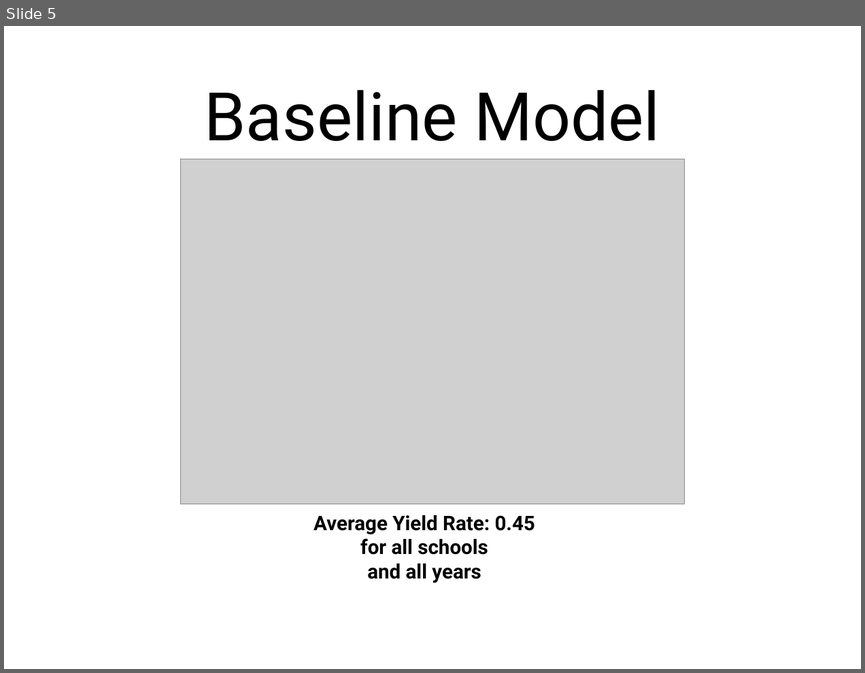
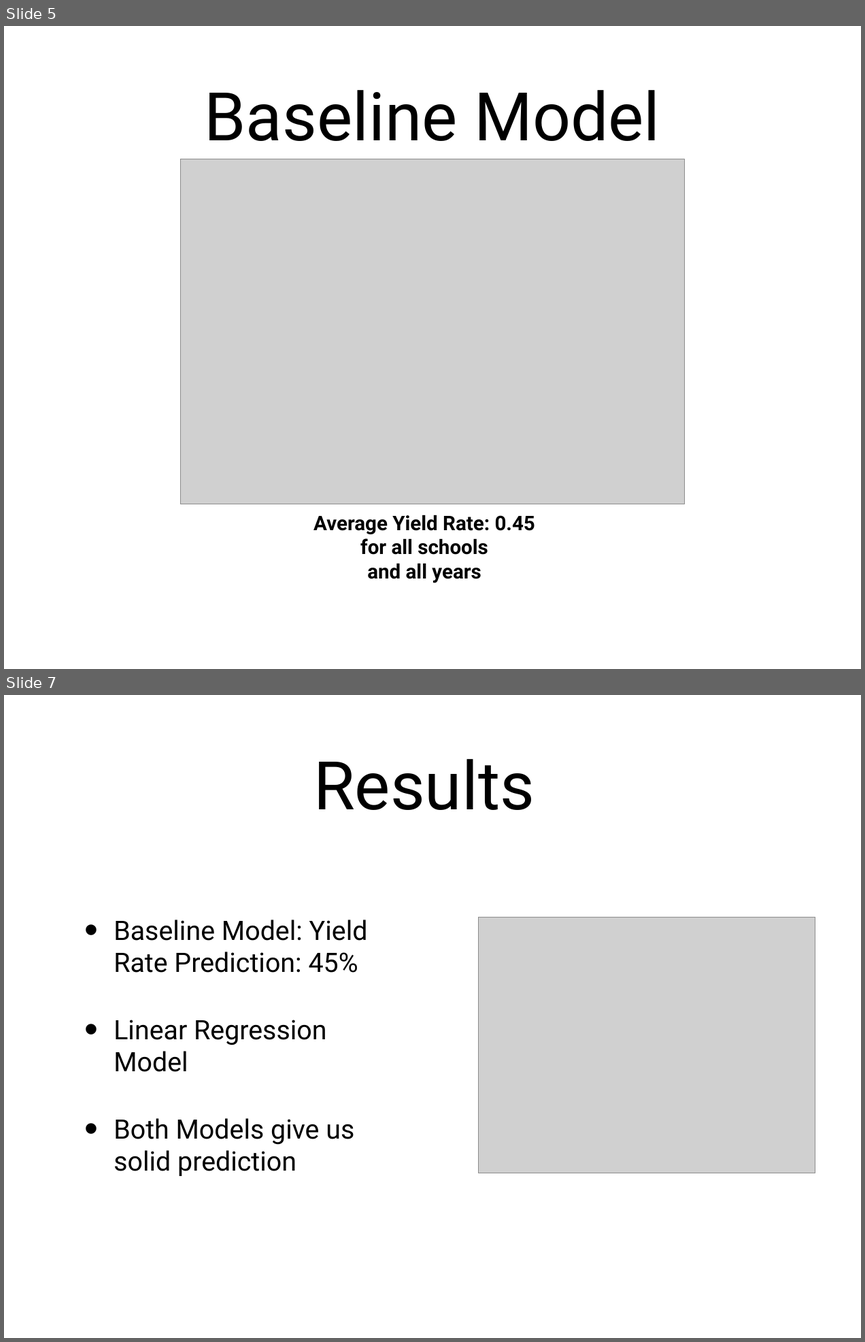
Before and after one commit to NickCrews/projectPC341, a slide deck: docs/iteration3/final_iteration.pptx. Shown one above the other, each under a label of ours: slide 5 before the commit, slides 5 and 7 after it; the slides between them are not shown. The pictures are 865x673 and 865x1342 pixels, drawn with LibreOffice and Linux fonts; fonts in the diff are those of the drawing; grey boxes stand for pictures. Boxes give left, top, right and bottom in pixels: in the first picture for what was removed or moved away, otherwise in the second. Text is boxed around its words. In the diff, an @@ line names an element or a change of style, - is before the commit and + after.

```diff
--- a/docs/iteration3/final_iteration.pptx
+++ b/docs/iteration3/final_iteration.pptx
@@ slide 7 added at box(4, 695, 861, 1338), background #FFFFFF @@
@@ title added at box(313, 759, 534, 810), 80 pt, text #000000 @@
+Results
@@ picture added at box(478, 917, 816, 1173) @@
@@ text added at box(113, 919, 368, 1176), 32 pt, text #000000 @@
+• Baseline Model: Yield Rate Prediction: 45%
+• Linear Regression Model
+• Both Models give us solid prediction
```
Also in this commit, not shown: 2 slides changed, 1 other slide added, 2 slides removed.
